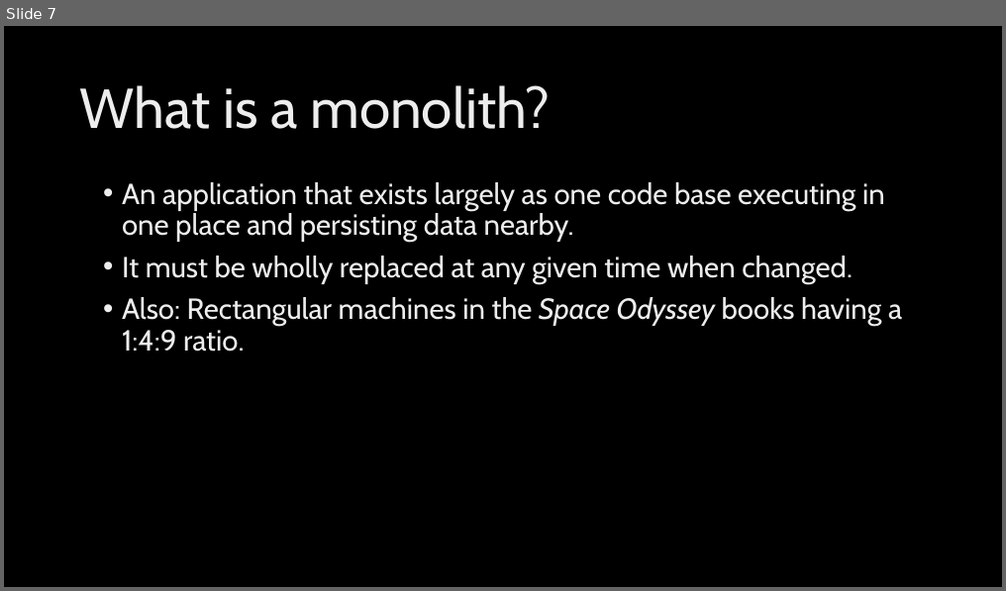
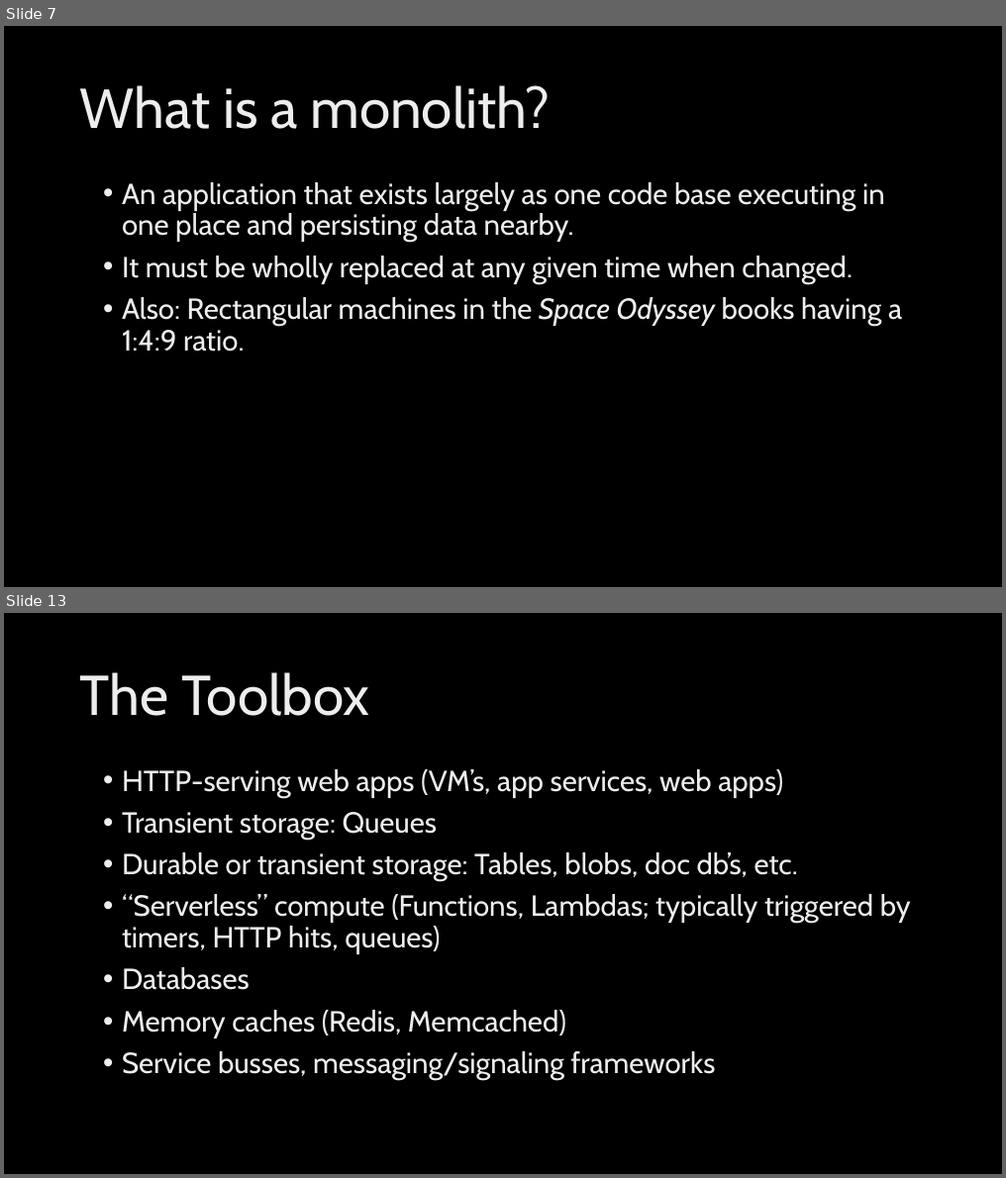
Before and after one commit to jeffputz/presentations, a slide deck: Breaking the Monolith.pptx. Shown one above the other, each under a label of ours: slide 7 before the commit, slides 7 and 13 after it; the slides between them are not shown. The pictures are 1006x591 and 1006x1178 pixels, drawn with LibreOffice and Linux fonts; fonts in the diff are those of the drawing; background and template pictures are left out. Boxes give left, top, right and bottom in pixels: in the first picture for what was removed or moved away, otherwise in the second. Text is boxed around its words. In the diff, an @@ line names an element or a change of style, - is before the commit and + after.

```diff
--- a/Breaking the Monolith.pptx
+++ b/Breaking the Monolith.pptx
@@ slide 13 added at bbox=[4, 613, 1002, 1174], background picture (left out) @@
@@ title added at bbox=[80, 672, 369, 716], 54 pt, text gradient #BFBFBF to #EDEDED to #FFFFFF @@
+The Toolbox
@@ text added at bbox=[122, 769, 911, 1080], 28 pt, text gradient #BFBFBF to #EDEDED to #FFFFFF @@
+• HTTP-serving web apps (VM’s, app services, web apps)
+• Transient storage: Queues
+• Durable or transient storage: Tables, blobs, doc db’s, etc.
+• “Serverless” compute (Functions, Lambdas; typically triggered by timers, HTTP hits, queues)
+• Databases
+• Memory caches (Redis, Memcached)
+• Service busses, messaging/signaling frameworks
```
Also in this commit, not shown: 1 slide changed, 6 other slides added.
